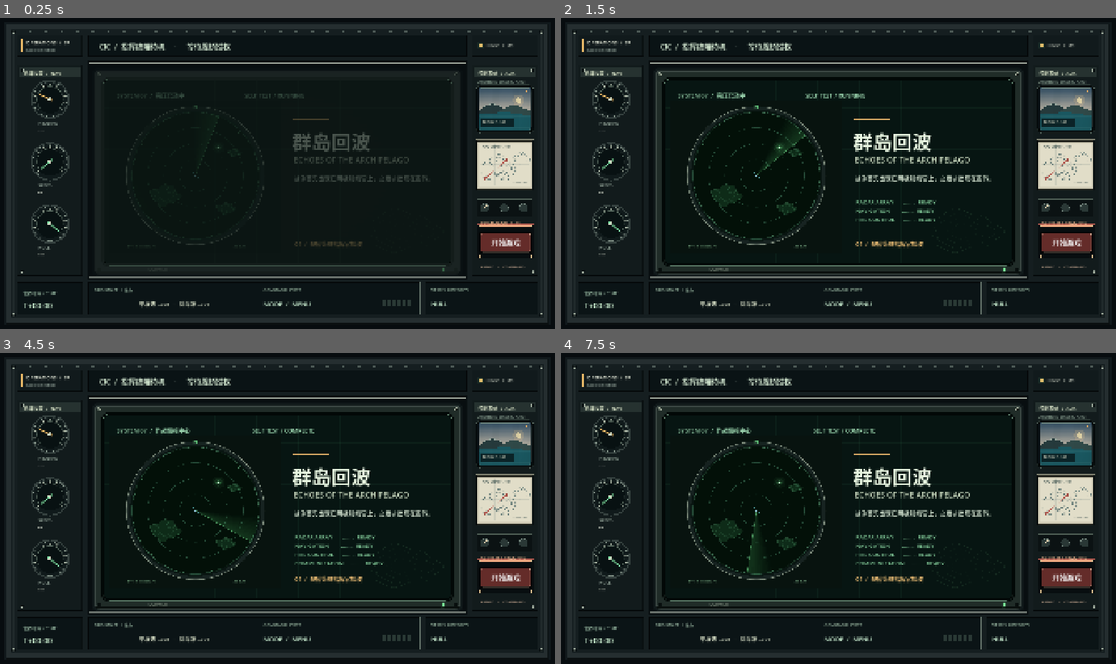
Above: before the commit, frames 1-4 (two rows, left to right).
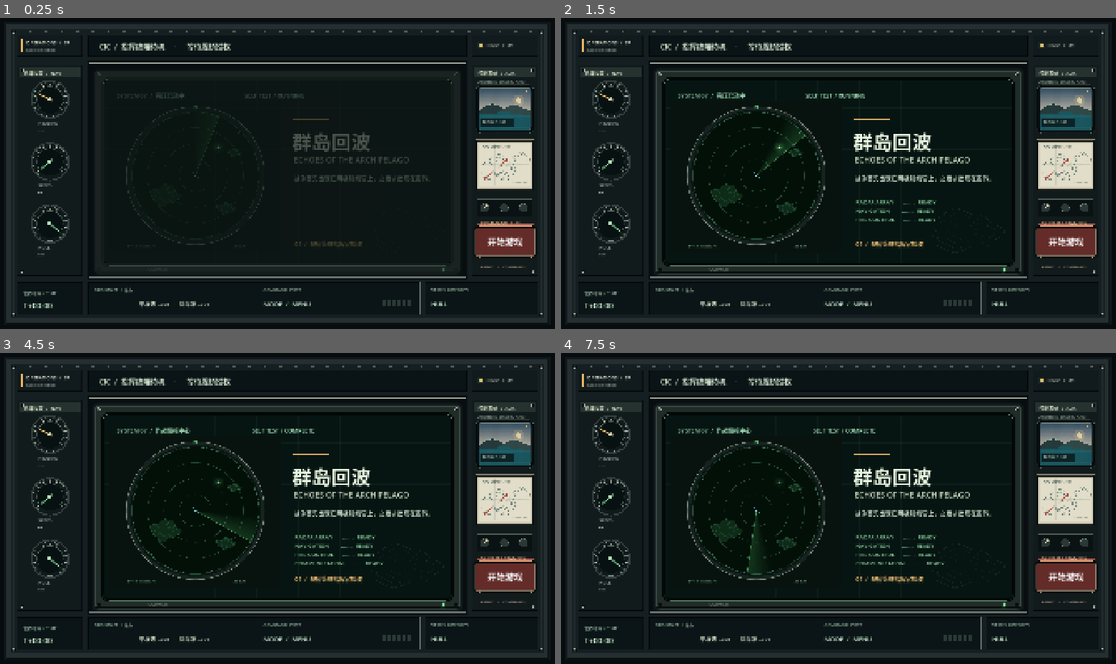
Above: after the commit, the same moments.

Repository: msmapwr/archipelago-echoes
Game: Godot game, scene res://scenes/main/console_shell.tscn
The game is run twice, just before and just after one commit, with the same random seed, the same clock (stepped at 60 frames per second) and the same inputs.
Inputs:
- Up to frame 1 (0.25 s): no input
- Up to frame 2 (1.5 s): click "开始游戏" at 0.5 s; click "返回主菜单" at 1.25 s
- Up to frame 3 (4.5 s): click "开始游戏" at 2 s; click "进入准备" at 2.75 s; click "继续" at 3.5 s; click "返回主菜单" at 4.25 s
- Up to frame 4 (7.5 s): click "开始游戏" at 5 s; click "进入准备" at 5.75 s; click "继续" at 6.5 s; click "返回主菜单" at 7.25 s

The runs differ from the first frame. In frame 1, 0.7% of the frame differs, in the area x 85-97%, y 66-78%; in frame 2, 0.7%; in frame 3, 0.7%, in the area x 38-97%, y 40-78%; in frame 4, 0.7%.

Commit message:
feat(radar): add echo decay and extensible unit symbols

Diff:
--- a/data/contacts/unknown_vessel.tres
+++ b/data/contacts/unknown_vessel.tres
@@ -9,3 +9,4 @@
 bearing_degrees = 42.0
 range_km = 18.0
 faction_id = "unknown"
+identified_ship_id = "ship.destroyer"
--- /dev/null
+++ b/data/ships/battleship.tres
@@ -0,0 +1,15 @@
+[gd_resource type="Resource" script_class="ShipDefinition" load_steps=2 format=3]
+
+[ext_resource type="Script" path="res://scripts/data/ship_definition.gd" id="1"]
+
+[resource]
+script = ExtResource("1")
+id = "ship.battleship"
+display_name = "镇海级战列舰"
+max_speed_knots = 24.0
+aircraft_ids = PackedStringArray()
+weapon_ids = PackedStringArray("weapon.deck_gun")
+ship_kind = "battleship"
+size_class = "large"
+symbol_id = "ship.battleship"
+visual_family_id = "ship.battleship"
--- /dev/null
+++ b/data/ships/cruiser.tres
@@ -0,0 +1,15 @@
+[gd_resource type="Resource" script_class="ShipDefinition" load_steps=2 format=3]
+
+[ext_resource type="Script" path="res://scripts/data/ship_definition.gd" id="1"]
+
+[resource]
+script = ExtResource("1")
+id = "ship.cruiser"
+display_name = "礁影级巡洋舰"
+max_speed_knots = 30.0
+aircraft_ids = PackedStringArray()
+weapon_ids = PackedStringArray("weapon.deck_gun")
+ship_kind = "cruiser"
+size_class = "medium"
+symbol_id = "ship.cruiser"
+visual_family_id = "ship.cruiser"
--- /dev/null
+++ b/data/ships/destroyer.tres
@@ -0,0 +1,15 @@
+[gd_resource type="Resource" script_class="ShipDefinition" load_steps=2 format=3]
+
+[ext_resource type="Script" path="res://scripts/data/ship_definition.gd" id="1"]
+
+[resource]
+script = ExtResource("1")
+id = "ship.destroyer"
+display_name = "疾风级驱逐舰"
+max_speed_knots = 32.0
+aircraft_ids = PackedStringArray()
+weapon_ids = PackedStringArray("weapon.deck_gun")
+ship_kind = "destroyer"
+size_class = "small"
+symbol_id = "ship.destroyer"
+visual_family_id = "ship.destroyer"
--- a/data/ships/escort_carrier.tres
+++ b/data/ships/escort_carrier.tres
@@ -9,3 +9,6 @@
 max_speed_knots = 22.0
 aircraft_ids = PackedStringArray("aircraft.kestrel")
 weapon_ids = PackedStringArray("weapon.deck_gun")
+ship_kind = "escort_carrier"
+symbol_id = "ship.haven"
+visual_family_id = "ship.escort_carrier"
--- /dev/null
+++ b/data/ships/fleet_carrier.tres
@@ -0,0 +1,15 @@
+[gd_resource type="Resource" script_class="ShipDefinition" load_steps=2 format=3]
+
+[ext_resource type="Script" path="res://scripts/data/ship_definition.gd" id="1"]
+
+[resource]
+script = ExtResource("1")
+id = "ship.carrier"
+display_name = "远洋级航空母舰"
+max_speed_knots = 28.0
+aircraft_ids = PackedStringArray("aircraft.kestrel")
+weapon_ids = PackedStringArray("weapon.deck_gun")
+ship_kind = "carrier"
+size_class = "large"
+symbol_id = "ship.carrier"
+visual_family_id = "ship.carrier"
--- /dev/null
+++ b/data/ships/submarine.tres
@@ -0,0 +1,15 @@
+[gd_resource type="Resource" script_class="ShipDefinition" load_steps=2 format=3]
+
+[ext_resource type="Script" path="res://scripts/data/ship_definition.gd" id="1"]
+
+[resource]
+script = ExtResource("1")
+id = "ship.submarine"
+display_name = "深潮级潜艇"
+max_speed_knots = 18.0
+aircraft_ids = PackedStringArray()
+weapon_ids = PackedStringArray("weapon.deck_gun")
+ship_kind = "submarine"
+size_class = "small"
+symbol_id = "ship.submarine"
+visual_family_id = "ship.submarine"
--- a/scenes/main/console_shell.tscn
+++ b/scenes/main/console_shell.tscn
@@ -231,12 +231,12 @@
 text = "COMMAND  /  01"
 
 [node name="StartButton" type="Button" parent="."]
-custom_minimum_size = Vector2(174, 65)
-layout_mode = 1
-offset_left = 1660.0
-offset_top = 746.0
-offset_right = 1833.0
-offset_bottom = 812.0
+custom_minimum_size = Vector2(206, 96)
+layout_mode = 1
+offset_left = 1642.0
+offset_top = 728.0
+offset_right = 1848.0
+offset_bottom = 824.0
 focus_mode = 2
 text = "开始游戏"
 
--- a/scripts/core/data_manager.gd
+++ b/scripts/core/data_manager.gd
@@ -1,7 +1,14 @@
 extends Node
+
+const VisualCatalog = preload("res://scripts/data/unit_visual_catalog.gd")
 
 const DEFINITION_PATHS: PackedStringArray = [
 	"res://data/ships/escort_carrier.tres",
+	"res://data/ships/fleet_carrier.tres",
+	"res://data/ships/destroyer.tres",
+	"res://data/ships/cruiser.tres",
+	"res://data/ships/battleship.tres",
+	"res://data/ships/submarine.tres",
 	"res://data/aircraft/scout_plane.tres",
 	"res://data/weapons/defensive_gun.tres",
 	"res://data/contacts/unknown_vessel.tres",
@@ -23,7 +30,18 @@
 			errors.append("%s: cannot load resource" % path)
 			continue
 		register_definition(resource, path)
+	var symbol_owners: Dictionary = {}
 	for definition in definitions.values():
+		if definition is ShipDefinition or definition is BuildingDefinition:
+			var symbol_key: String = definition.symbol_id if not definition.symbol_id.is_empty() else definition.id
+			if symbol_owners.has(symbol_key):
+				errors.append("%s: duplicate unit symbol id %s" % [definition.id, symbol_key])
+			symbol_owners[symbol_key] = definition.id
+			var kind: String = definition.ship_kind if definition is ShipDefinition else definition.building_kind
+			var prefix: String = "ship" if definition is ShipDefinition else "building"
+			var slots := VisualCatalog.variant_slots(definition.visual_family_id, definition.size_class)
+			if definition.visual_family_id != prefix + "." + kind or slots.is_empty() or definition.shape_variant < 1 or definition.shape_variant > slots.size():
+				errors.append("%s: invalid unit visual family, size or variant" % definition.id)
 		if definition is ShipDefinition:
 			for aircraft_id in definition.aircraft_ids:
 				_require_reference(definition.id, aircraft_id, AircraftDefinition)
@@ -33,6 +51,8 @@
 			_require_reference(definition.id, definition.ship_id, ShipDefinition)
 			_require_reference(definition.id, definition.aircraft_id, AircraftDefinition)
 			_require_reference(definition.id, definition.target_contact_id, ContactDefinition)
+		elif definition is ContactDefinition and not definition.identified_ship_id.is_empty():
+			_require_reference(definition.id, definition.identified_ship_id, ShipDefinition)
 	for error in errors:
 		push_error("[DataManager] " + error)
 	return errors.is_empty()
--- /dev/null
+++ b/scripts/data/building_definition.gd
@@ -0,0 +1,10 @@
+extends GameDefinition
+class_name BuildingDefinition
+
+@export var building_kind: String = "port"
+@export var size_class: String = "medium"
+@export var symbol_id: String = ""
+@export var visual_family_id: String = "building.port"
+@export_range(1, 10) var shape_variant: int = 1
+@export var symbol_texture: Texture2D
+@export var silhouette_scene: PackedScene
--- a/scripts/data/contact_definition.gd
+++ b/scripts/data/contact_definition.gd
@@ -4,3 +4,4 @@
 @export var bearing_degrees: float = 0.0
 @export var range_km: float = 10.0
 @export var faction_id: String = "unknown"
+@export var identified_ship_id: String = ""
--- a/scripts/data/ship_definition.gd
+++ b/scripts/data/ship_definition.gd
@@ -4,3 +4,10 @@
 @export var max_speed_knots: float = 20.0
 @export var aircraft_ids: PackedStringArray = []
 @export var weapon_ids: PackedStringArray = []
+@export var ship_kind: String = "escort_carrier"
+@export var size_class: String = "medium"
+@export var symbol_id: String = ""
+@export var visual_family_id: String = "ship.escort_carrier"
+@export_range(1, 10) var shape_variant: int = 1
+@export var symbol_texture: Texture2D
+@export var silhouette_scene: PackedScene
--- /dev/null
+++ b/scripts/data/unit_visual_catalog.gd
@@ -0,0 +1,36 @@
+extends RefCounted
+
+# These are asset slots, not finished silhouettes. Instances retain their own ID.
+const SHIP_KINDS := ["escort_carrier", "carrier", "destroyer", "cruiser", "battleship", "submarine"]
+const BUILDING_KINDS := ["port", "airfield", "headquarters", "city", "barracks", "factory", "radar_station"]
+const SIZE_CLASSES := ["small", "medium", "large"]
+const MIN_VARIANTS := 10
+
+static func variant_slots(family: String, size_class: String) -> PackedStringArray:
+	var parts := family.split(".")
+	if parts.size() != 2 or not SIZE_CLASSES.has(size_class):
+		return []
+	if (parts[0] != "ship" or not SHIP_KINDS.has(parts[1])) and (parts[0] != "building" or not BUILDING_KINDS.has(parts[1])):
+		return []
+	var slots := PackedStringArray()
+	for index in range(MIN_VARIANTS):
+		slots.append("%s.%s.%02d" % [family, size_class, index + 1])
+	return slots
+
+static func symbol_outline(family: String) -> PackedVector2Array:
+	# Category placeholders; later assets may override these via the stable family ID.
+	match family:
+		"ship.escort_carrier": return PackedVector2Array([Vector2(-5,-10), Vector2(5,-10), Vector2(5,8), Vector2(0,11), Vector2(-5,8), Vector2(-5,-10)])
+		"ship.carrier": return PackedVector2Array([Vector2(-7,-11), Vector2(7,-11), Vector2(7,9), Vector2(-7,9), Vector2(-7,-11)])
+		"ship.destroyer": return PackedVector2Array([Vector2(0,-12), Vector2(4,6), Vector2(0,10), Vector2(-4,6), Vector2(0,-12)])
+		"ship.cruiser": return PackedVector2Array([Vector2(0,-12), Vector2(6,-4), Vector2(6,7), Vector2(0,11), Vector2(-6,7), Vector2(-6,-4), Vector2(0,-12)])
+		"ship.battleship": return PackedVector2Array([Vector2(-3,-11), Vector2(3,-11), Vector2(8,-4), Vector2(8,8), Vector2(-8,8), Vector2(-8,-4), Vector2(-3,-11)])
+		"ship.submarine": return PackedVector2Array([Vector2(0,-12), Vector2(3,-7), Vector2(3,7), Vector2(0,12), Vector2(-3,7), Vector2(-3,-7), Vector2(0,-12)])
+		"building.port": return PackedVector2Array([Vector2(-9,-9),Vector2(-9,9),Vector2(9,9),Vector2(9,-9)])
+		"building.airfield": return PackedVector2Array([Vector2(0,-11),Vector2(0,11),Vector2.ZERO,Vector2(-11,0),Vector2(11,0)])
+		"building.headquarters": return PackedVector2Array([Vector2(0,-11),Vector2(10,-2),Vector2(10,9),Vector2(-10,9),Vector2(-10,-2),Vector2(0,-11)])
+		"building.city": return PackedVector2Array([Vector2(-10,10),Vector2(-10,-3),Vector2(-3,-3),Vector2(-3,-11),Vector2(4,-11),Vector2(4,0),Vector2(10,0),Vector2(10,10),Vector2(-10,10)])
+		"building.barracks": return PackedVector2Array([Vector2(-10,8),Vector2(0,-8),Vector2(10,8),Vector2(-10,8)])
+		"building.factory": return PackedVector2Array([Vector2(-10,9),Vector2(-10,-3),Vector2(-3,-9),Vector2(-3,-3),Vector2(4,-9),Vector2(4,-3),Vector2(10,-3),Vector2(10,9),Vector2(-10,9)])
+		"building.radar_station": return PackedVector2Array([Vector2(-9,-7),Vector2(0,2),Vector2(9,-7),Vector2(0,2),Vector2(0,11)])
+	return PackedVector2Array([Vector2(0,-5),Vector2(5,0),Vector2(0,5),Vector2(-5,0),Vector2(0,-5)])
--- a/scripts/ui/console_shell.gd
+++ b/scripts/ui/console_shell.gd
@@ -70,7 +70,7 @@
 	start_button.add_theme_color_override("font_color", Color("#ffe4c4"))
 	start_button.add_theme_color_override("font_hover_color", Color.WHITE)
 	start_button.add_theme_color_override("font_pressed_color", Color("#301915"))
-	start_button.add_theme_font_size_override("font_size", 25)
+	start_button.add_theme_font_size_override("font_size", 30)
 
 func _button_style(fill: Color, border: Color) -> StyleBoxFlat:
 	var style := StyleBoxFlat.new()
--- a/scripts/ui/menu_scope.gd
+++ b/scripts/ui/menu_scope.gd
@@ -6,15 +6,23 @@
 const PHOSPHOR := Color("#7cff9b")
 const HOT := Color("#d6ffe0")
 const COAST := Color("#4f9366")
+const Decay = preload("res://scripts/ui/phosphor_decay.gd")
+const TARGET_BEARING := 39.29
+const ECHO_LIFETIME_SECONDS := 16.0
 
 var _sweep_degrees: float = 16.0
+var _echo_age: float = 0.0
 
 func _ready() -> void:
 	mouse_filter = Control.MOUSE_FILTER_IGNORE
 	process_mode = Node.PROCESS_MODE_ALWAYS
 
 func _process(delta: float) -> void:
+	_echo_age += delta
+	var crossed := fposmod(TARGET_BEARING - _sweep_degrees, 360.0) <= delta * 23.0
 	_sweep_degrees = fposmod(_sweep_degrees + delta * 23.0, 360.0)
+	if crossed:
+		_echo_age = fposmod(_sweep_degrees - TARGET_BEARING, 360.0) / 23.0
 	queue_redraw()
 
 func _draw() -> void:
@@ -38,11 +46,11 @@
 	_island(center + Vector2(135, -78), 21.0, 0.56)
 	_draw_sweep(center, radius)
 	var echo := center + Vector2(0.63, -0.77) * radius * 0.57
-	var pulse := 0.68 + 0.32 * sin(float(Time.get_ticks_msec()) * 0.006)
+	var pulse := Decay.energy(_echo_age, ECHO_LIFETIME_SECONDS)
 	draw_circle(echo, 21.0, Color(0.48, 1.0, 0.6, 0.045 * pulse))
 	draw_circle(echo, 13.0, Color(0.48, 1.0, 0.6, 0.1 * pulse))
 	draw_circle(echo, 6.0, Color(0.48, 1.0, 0.6, 0.3 * pulse))
-	draw_circle(echo, 2.8, HOT)
+	draw_circle(echo, 2.8, Color(HOT, pulse))
 	draw_circle(center, 4.0, Color("#88bace"))
 	draw_arc(center, 12.0, 0.0, TAU, 48, Color("#478d8d"), 1.0)
 	var font := ThemeDB.fallback_font
--- /dev/null
+++ b/scripts/ui/phosphor_decay.gd
@@ -0,0 +1,6 @@
+extends RefCounted
+
+static func energy(age_seconds: float, lifetime_seconds: float) -> float:
+	if lifetime_seconds <= 0.0:
+		return 0.0
+	return pow(clampf(1.0 - maxf(0.0, age_seconds) / lifetime_seconds, 0.0, 1.0), 1.7)
--- a/scripts/ui/radar_display.gd
+++ b/scripts/ui/radar_display.gd
@@ -12,6 +12,8 @@
 const AMBER := Color("#e7b66c")
 const OWN_SHIP := Color("#83bad1")
 const ECHO_LIFETIME_SECONDS := 95.0
+const Decay = preload("res://scripts/ui/phosphor_decay.gd")
+const Symbols = preload("res://scripts/data/unit_visual_catalog.gd")
 
 var contact_id: String = ""
 var contact_visible: bool = false
@@ -183,7 +185,7 @@
 		if offset.length() > display_range_km:
 			continue
 		var age: float = maxf(0.0, WorldClock.elapsed_seconds - float(echo["time"]))
-		var energy: float = pow(1.0 - age / ECHO_LIFETIME_SECONDS, 1.7) * float(echo["strength"])
+		var energy: float = Decay.energy(age, ECHO_LIFETIME_SECONDS) * float(echo["strength"])
 		if energy <= 0.0:
 			continue
 		var point := center + offset * radius / display_range_km
@@ -207,6 +209,10 @@
 	var direction := Vector2(sin(deg_to_rad(own_heading_degrees)), -cos(deg_to_rad(own_heading_degrees)))
 	draw_line(center, center + direction * 28.0, OWN_SHIP, 2.0, true)
 	draw_circle(center, 4.0, Color("#b7dbe0"))
+	var task: TaskDefinition = DataManager.get_definition(GameManager.current_task_id) as TaskDefinition
+	var ship: ShipDefinition = DataManager.get_definition(task.ship_id) as ShipDefinition if task != null else null
+	if ship != null:
+		_draw_unit_symbol(center, ship.visual_family_id, OWN_SHIP, own_heading_degrees, ship.symbol_texture)
 	draw_arc(center, 12.0, 0.0, TAU, 32, Color("#3c7977"), 1.0)
 	if aircraft_visible:
 		var offset := aircraft_position_km - own_position_km
@@ -214,16 +220,36 @@
 			var point := center + offset * radius / display_range_km
 			draw_colored_polygon(PackedVector2Array([point + Vector2(0, -8), point + Vector2(-6, 6), point + Vector2(6, 6)]), OWN_SHIP)
 
+func contact_energy() -> float:
+	return Decay.energy(WorldClock.elapsed_seconds - MissionController.last_contact_seconds, ECHO_LIFETIME_SECONDS)
+
+func _draw_unit_symbol(point: Vector2, family: String, tint: Color, heading: float = 0.0, texture: Texture2D = null) -> void:
+	if texture != null:
+		draw_set_transform(point, deg_to_rad(heading))
+		draw_texture_rect(texture, Rect2(-12, -12, 24, 24), false, tint)
+		draw_set_transform(Vector2.ZERO)
+		return
+	var outline := Symbols.symbol_outline(family)
+	for index in range(outline.size()):
+		outline[index] = point + outline[index].rotated(deg_to_rad(heading))
+	draw_polyline(outline, tint, 1.5, true)
+
 func _draw_contact(_center: Vector2, _radius: float) -> void:
 	if not contact_visible:
 		return
 	var point := _contact_position()
-	var strength := clampf(float(MissionController.contact_scan_count) / 3.0, 0.38, 1.0)
+	var strength := contact_energy()
 	var tint := AMBER if contact_selected_state else PHOSPHOR
 	draw_circle(point, 22.0, Color(tint, 0.045 * strength))
 	draw_circle(point, 12.0, Color(tint, 0.10 * strength))
 	draw_circle(point, 6.0, Color(tint, 0.3 * strength))
-	draw_circle(point, 3.2, HOT if contact_confirmed else tint)
+	draw_circle(point, 3.2, Color(HOT if contact_confirmed else tint, strength))
+	if contact_confirmed:
+		var contact: ContactDefinition = DataManager.get_definition(contact_id) as ContactDefinition
+		if contact != null and not contact.identified_ship_id.is_empty():
+			var ship: ShipDefinition = DataManager.get_definition(contact.identified_ship_id) as ShipDefinition
+			if ship != null:
+				_draw_unit_symbol(point, ship.visual_family_id, Color(tint, strength), 0.0, ship.symbol_texture)
 	if contact_selected_state:
 		draw_arc(point, 17.0, 0.0, TAU, 40, AMBER, 1.5, true)
 	if contact_confirmed or contact_selected_state:
--- a/tests/menu_ui_smoke.gd
+++ b/tests/menu_ui_smoke.gd
@@ -17,6 +17,7 @@
 	_check(is_equal_approx(menu_crt.size.x / menu_crt.size.y, 16.0 / 9.0), "main CRT is 16:9")
 	_check(shell.get_node("GameCRTSlot").get_child_count() == 0, "game CRT is not loaded before Start")
 	_check(shell.get_node("StartButton").visible, "Start is visible")
+	_check(shell.get_node("StartButton").size.x >= 206 and shell.get_node("StartButton").size.y >= 96, "Start has a larger click area")
 	var buttons: Array[Node] = []
 	_collect_buttons(shell, buttons)
 	_check(buttons.size() == 1 and buttons[0] == shell.get_node("StartButton"), "menu has one button")
--- a/tests/p0_smoke.gd
+++ b/tests/p0_smoke.gd
@@ -10,7 +10,7 @@
 	var game_manager: Node = root.get_node("GameManager")
 	var event_bus: Node = root.get_node("EventBus")
 	_check(data_manager.errors.is_empty(), "sample definitions load without errors")
-	_check(data_manager.definitions.size() == 5, "all five sample definitions are indexed")
+	_check(data_manager.definitions.size() == 10, "original definitions and five new warship prototypes are indexed")
 	_check(data_manager.get_definition("task.first_recon") != null, "task id resolves")
 
 	var bad_definition: Resource = load("res://scripts/data/weapon_definition.gd").new()
--- /dev/null
+++ b/tests/radar_visual_smoke.gd
@@ -0,0 +1,66 @@
+extends SceneTree
+
+const Decay = preload("res://scripts/ui/phosphor_decay.gd")
+const Catalog = preload("res://scripts/data/unit_visual_catalog.gd")
+var failures: PackedStringArray = []
+
+func _initialize() -> void:
+	call_deferred("_run")
+
+func _run() -> void:
+	_check(Decay.energy(0, 95) == 1 and Decay.energy(95, 95) == 0, "fresh echoes are bright and expired echoes are dark")
+	_check(Decay.energy(10, 95) > Decay.energy(45, 95) and Decay.energy(45, 95) > Decay.energy(80, 95), "echo energy decreases monotonically")
+	_check(Decay.energy(100, 95) == 0 and Decay.energy(-10, 95) == 1, "age remains clamped")
+	var symbols: Dictionary = {}
+	for prefix in ["ship", "building"]:
+		var kinds: Array = Catalog.SHIP_KINDS if prefix == "ship" else Catalog.BUILDING_KINDS
+		for kind in kinds:
+			var family: String = prefix + "." + kind
+			var outline := str(Catalog.symbol_outline(family))
+			_check(not symbols.has(outline), "category symbol is distinct: " + family)
+			symbols[outline] = family
+			for size_class in Catalog.SIZE_CLASSES:
+				var slots := Catalog.variant_slots(family, size_class)
+				_check(slots.size() >= 10 and slots[0] != slots[9], "ten asset slots per family and size: " + family + "." + size_class)
+	_check(Catalog.variant_slots("ship.invalid", "small").is_empty(), "invalid asset family has no slots")
+	var data: Node = root.get_node("DataManager")
+	_check(data.errors.is_empty(), "warship metadata and references load")
+	for ship_id in ["ship.haven", "ship.carrier", "ship.destroyer", "ship.cruiser", "ship.battleship", "ship.submarine"]:
+		var ship: Resource = data.get_definition(ship_id)
+		_check(ship != null and ship.symbol_id == ship_id, "ship has a stable unique symbol key: " + ship_id)
+	var mission: Node = root.get_node("MissionController")
+	var clock: Node = root.get_node("WorldClock")
+	mission.restart_scenario()
+	var radar: Control = load("res://scripts/ui/radar_display.gd").new()
+	root.add_child(radar)
+	mission.scan()
+	var bright: float = radar.contact_energy()
+	clock.advance(45)
+	var dim: float = radar.contact_energy()
+	_check(bright == 1 and dim > 0 and dim < bright, "live radar target dims since last observation")
+	paused = true
+	clock.advance(20)
+	_check(radar.contact_energy() == dim, "pause freezes game phosphor age")
+	paused = false
+	mission.scan()
+	_check(radar.contact_energy() == 1, "rescan restores target brightness")
+	var menu: Control = load("res://scripts/ui/menu_scope.gd").new()
+	root.add_child(menu)
+	menu._sweep_degrees = 50
+	menu._echo_age = 0
+	menu._process(2)
+	_check(menu._echo_age == 2, "menu target ages instead of pulsing")
+	menu._sweep_degrees = 38
+	menu._process(0.1)
+	_check(menu._echo_age < 0.1, "menu sweep refreshes the echo")
+	if failures.is_empty():
+		print("Radar visual smoke test passed")
+		quit(0)
+	else:
+		for failure in failures:
+			printerr("FAIL: " + failure)
+		quit(1)
+
+func _check(condition: bool, description: String) -> void:
+	if not condition:
+		failures.append(description)
Not shown, added: scripts/data/building_definition.gd.uid
Not shown, added: scripts/data/unit_visual_catalog.gd.uid
Not shown, added: scripts/ui/phosphor_decay.gd.uid
Not shown, added: tests/radar_visual_smoke.gd.uid
Not shown, changed: CHANGELOG.md
Not shown, changed: docs/plan.md
